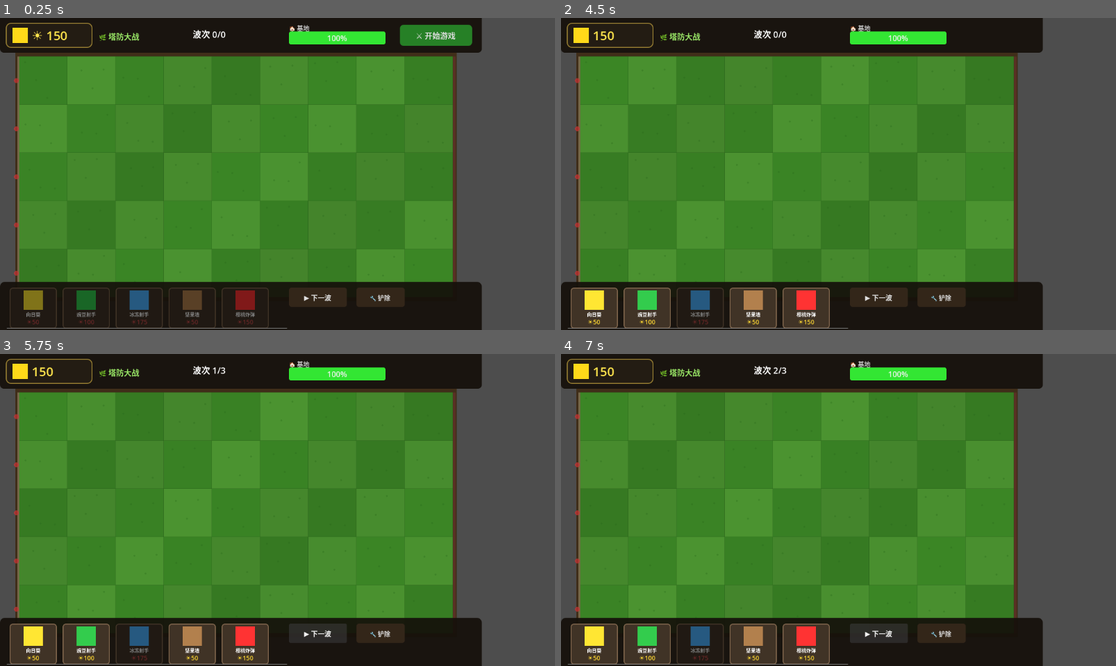
Above: before the commit, frames 1-4 (two rows, left to right).
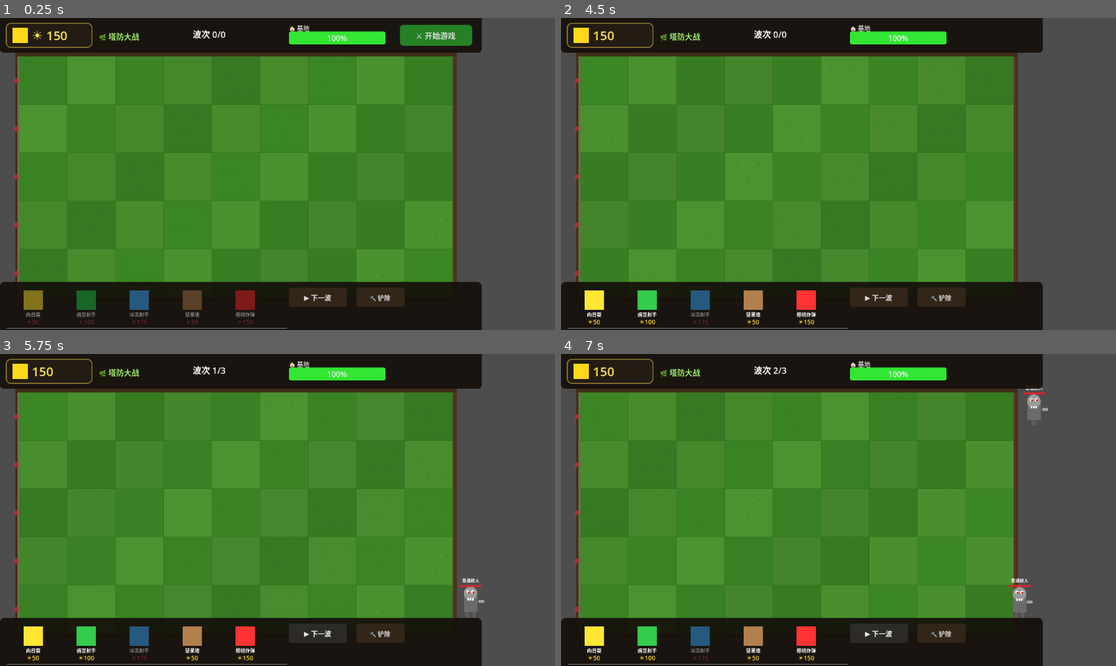
Above: after the commit, the same moments.

Repository: ye715869/TowerDefense
Game: Godot game, scene res://scenes/main.tscn
Two runs of this game, one before a commit and one after it. Both use one fixed random seed, a clock stepped at 60 frames per second and the inputs below.
Inputs (mouse positions are in pixels of both pictures, inside the frame that each line leads up to):
- Up to frame 1 (0.25 s): no input
- Up to frame 2 (4.5 s): click (594, 308) at 0.5 s, where only the run after the commit has a clickable "向日葵"; click (649, 308) at 1.25 s, where only the run after the commit has a clickable "豌豆射手"; click (699, 308) at 2 s, where only the run after the commit has a clickable "冰冻射手"; click (755, 308) at 2.75 s, where only the run after the commit has a clickable "坚果墙"; click (805, 308) at 3.5 s, where only the run after the commit has a clickable "樱桃炸弹"; click "⚔ 开始游戏" at 4.25 s
- Up to frame 3 (5.75 s): click "▶ 下一波" at 5 s
- Up to frame 4 (7 s): click "🔧 铲除" at 5.75 s; click "▶ 下一波" at 6.5 s

The runs differ from the first frame. In frame 1, 0.3% of the frame differs, in the area x 1-49%, y 86-100%; in frame 2, 3.4%; in frame 3, 3.7%; in frame 4, 3.9%, in the area x 1-88%, y 10-100%.

Commit message:
修复: 卡片改用Button + 网格改用Area2D点击 + 绝对路径引用

Diff:
--- a/scripts/grid/grid.gd
+++ b/scripts/grid/grid.gd
@@ -1,4 +1,4 @@
-# Grid - 5行×9列 网格战场管理系统（美化版）
+# Grid - 5行×9列 网格战场管理系统（Area2D 重制版）
 extends Node2D
 
 const ROWS: int = 5
@@ -26,7 +26,7 @@
 
 func _ready() -> void:
 	_initialize_grid()
-	set_process_input(true)
+	_create_click_area()
 	queue_redraw()
 
 func _process(delta: float) -> void:
@@ -40,6 +40,31 @@
 		for c in range(COLS):
 			row_data.append(null)
 		grid.append(row_data)
+
+# 创建覆盖整个网格的点击区域
+func _create_click_area() -> void:
+	var area = Area2D.new()
+	area.name = "ClickArea"
+	var col_shape = CollisionShape2D.new()
+	var rect = RectangleShape2D.new()
+	rect.size = Vector2(COLS * CELL_W + 20, ROWS * CELL_H + 20)
+	col_shape.shape = rect
+	col_shape.position = Vector2(OFFSET_X + COLS * CELL_W / 2.0, OFFSET_Y + ROWS * CELL_H / 2.0)
+	area.add_child(col_shape)
+	area.input_event.connect(_on_grid_click)
+	area.input_pickable = true
+	add_child(area)
+
+func _on_grid_click(_viewport: Node, event: InputEvent, _shape_idx: int) -> void:
+	if event is InputEventMouseButton and event.pressed:
+		if event.button_index == MOUSE_BUTTON_LEFT:
+			_handle_click(event.position)
+		elif event.button_index == MOUSE_BUTTON_RIGHT:
+			_cancel_placement()
+
+func _input(event: InputEvent) -> void:
+	if event is InputEventMouseMotion:
+		_update_hover(event.position)
 
 func world_to_grid(world_pos: Vector2) -> Dictionary:
 	var col = int((world_pos.x - OFFSET_X) / CELL_W)
@@ -106,19 +131,6 @@
 func get_sun_manager() -> Node:
 	return get_node_or_null("/root/Main/GameManager/SunManager")
 
-# ==================== 输入处理 ====================
-
-func _input(event: InputEvent) -> void:
-	# 鼠标移动悬停（始终追踪）
-	if event is InputEventMouseMotion:
-		_update_hover(event.position)
-	# 点击放在这里确保收到（不受 Control 节点拦截）
-	if event is InputEventMouseButton and event.pressed:
-		if event.button_index == MOUSE_BUTTON_LEFT:
-			_handle_click(event.position)
-		elif event.button_index == MOUSE_BUTTON_RIGHT:
-			_cancel_placement()
-
 func _handle_click(click_pos: Vector2) -> void:
 	var cell = world_to_grid(click_pos)
 	if not is_valid_cell(cell.row, cell.col): return
@@ -126,7 +138,7 @@
 	if not cb or cb.selected_plant < 0: return
 	var gm = get_node_or_null("/root/Main/GameManager")
 	if not gm: return
-	if gm.current_state != 1: return  # not PLAYING
+	if gm.current_state != 1: return
 	var pt = cb.selected_plant
 	if not is_cell_empty(cell.row, cell.col): return
 	if not gm.spend_sun(GameData.get_cost(pt)): return
@@ -138,9 +150,7 @@
 	if cb: cb.deselect_all()
 
 func _update_hover(mouse_pos: Vector2) -> void:
-	var cell = world_to_grid(mouse_pos)
-	if cell.row == hovered_cell.row and cell.col == hovered_cell.col: return
-	hovered_cell = cell
+	hovered_cell = world_to_grid(mouse_pos)
 
 # ==================== 渲染 ====================
 
@@ -160,9 +170,7 @@
 			var x = OFFSET_X + c * CELL_W
 			var y = OFFSET_Y + r * CELL_H
 			var shade = 1.0 + sin((r + c) * 1.2 + anim_time * 0.3) * 0.05
-			var c1 = Color(0.22, 0.50, 0.14) * shade
-			var c2 = Color(0.28, 0.55, 0.18) * shade
-			draw_rect(Rect2(x, y, CELL_W, CELL_H), c1 if (r + c) % 2 == 0 else c2)
+			draw_rect(Rect2(x, y, CELL_W, CELL_H), Color(0.22, 0.50, 0.14) * shade if (r + c) % 2 == 0 else Color(0.28, 0.55, 0.18) * shade)
 			_draw_grass_detail(x, y, r, c)
 
 func _draw_grass_detail(x: float, y: float, r: int, c: int) -> void:
@@ -175,20 +183,15 @@
 func _draw_grid_lines() -> void:
 	var lc = Color(0.15, 0.35, 0.10, 0.4)
 	for r in range(ROWS + 1):
-		var y = OFFSET_Y + r * CELL_H
-		draw_line(Vector2(OFFSET_X, y), Vector2(OFFSET_X + COLS * CELL_W, y), lc, 1.0)
+		draw_line(Vector2(OFFSET_X, OFFSET_Y + r * CELL_H), Vector2(OFFSET_X + COLS * CELL_W, OFFSET_Y + r * CELL_H), lc, 1.0)
 	for c in range(COLS + 1):
-		var x = OFFSET_X + c * CELL_W
-		draw_line(Vector2(x, OFFSET_Y), Vector2(x, OFFSET_Y + ROWS * CELL_H), lc, 1.0)
+		draw_line(Vector2(OFFSET_X + c * CELL_W, OFFSET_Y), Vector2(OFFSET_X + c * CELL_W, OFFSET_Y + ROWS * CELL_H), lc, 1.0)
 
 func _draw_path_markers() -> void:
-	var pc = Color(0.6, 0.55, 0.4, 0.6)
-	draw_rect(Rect2(OFFSET_X - 4, OFFSET_Y, 4, ROWS * CELL_H), pc)
+	draw_rect(Rect2(OFFSET_X - 4, OFFSET_Y, 4, ROWS * CELL_H), Color(0.6, 0.55, 0.4, 0.6))
 	for r in range(ROWS):
-		var y = OFFSET_Y + r * CELL_H + CELL_H / 2.0
-		draw_circle(Vector2(OFFSET_X - 6, y), 5, Color(0.8, 0.2, 0.2, 0.7))
-	var ec = Color(0.5, 0.2, 0.2, 0.4)
-	draw_rect(Rect2(OFFSET_X + COLS * CELL_W, OFFSET_Y, 6, ROWS * CELL_H), ec)
+		draw_circle(Vector2(OFFSET_X - 6, OFFSET_Y + r * CELL_H + CELL_H / 2.0), 5, Color(0.8, 0.2, 0.2, 0.7))
+	draw_rect(Rect2(OFFSET_X + COLS * CELL_W, OFFSET_Y, 6, ROWS * CELL_H), Color(0.5, 0.2, 0.2, 0.4))
 
 func _draw_hover() -> void:
 	if not is_valid_cell(hovered_cell.row, hovered_cell.col): return
--- a/scripts/managers/wave_manager.gd
+++ b/scripts/managers/wave_manager.gd
@@ -3,7 +3,7 @@
 
 var current_level: int = 1
 var level_data: Dictionary = {}
-var spawn_queue: Array = []       # 待生成的敌人队列
+var spawn_queue: Array = []
 var spawn_timer: float = 0.0
 var current_group_index: int = 0
 var current_group_remaining: int = 0
@@ -14,7 +14,6 @@
 @onready var game_manager: Node = null
 @onready var enemies_container: Node = null
 
-# 各敌人类型对应的场景路径
 var enemy_scenes = {
 	EnemyData.EnemyType.BASIC: "res://scenes/basic_zombie.tscn",
 	EnemyData.EnemyType.CONE: "res://scenes/cone_zombie.tscn",
@@ -24,18 +23,17 @@
 
 func _ready() -> void:
 	game_manager = get_parent()
-	enemies_container = get_node_or_null("../Battlefield/Enemies")
+	# 使用绝对路径确保找到节点
+	enemies_container = get_node_or_null("/root/Main/Battlefield/Enemies")
 
 func start_level(level_num: int) -> void:
 	current_level = level_num
 	level_data = WaveConfig.get_level(level_num)
 
-# 处理下一组敌人
 func _process_next_group() -> void:
 	if current_group_index >= spawn_queue.size():
 		is_spawning = false
 		return
-
 	var group = spawn_queue[current_group_index]
 	current_group_type = group.get("enemy_type", 0)
 	current_group_remaining = group.get("count", 0)
@@ -43,31 +41,21 @@
 	spawn_timer = 0.0  # 立即生成第一个
 
 func spawn_wave(wave_num: int) -> void:
-	if level_data.is_empty():
-		return
-
+	if level_data.is_empty(): return
 	var waves = level_data.get("waves", [])
-	if wave_num < 1 or wave_num > waves.size():
-		return
-
+	if wave_num < 1 or wave_num > waves.size(): return
 	var wave = waves[wave_num - 1]
 	var groups = wave.get("groups", [])
-
-	# 清空并构建队列
 	spawn_queue.clear()
 	for g in groups:
 		spawn_queue.append(g)
-
 	is_spawning = true
 	current_group_index = 0
 	_process_next_group()
 
 func _process(delta: float) -> void:
-	if not is_spawning:
-		return
-	if not game_manager or game_manager.current_state != 1:  # PLAYING
-		return
-
+	if not is_spawning: return
+	if not game_manager or game_manager.current_state != 1: return
 	spawn_timer -= delta
 	if spawn_timer <= 0 and current_group_remaining > 0:
 		_spawn_enemy(current_group_type)
@@ -75,7 +63,6 @@
 		if current_group_remaining > 0:
 			spawn_timer = current_group_interval
 		else:
-			# 当前组生成完毕，下一组
 			current_group_index += 1
 			if current_group_index < spawn_queue.size():
 				var delay = spawn_queue[current_group_index].get("delay_before", 0.0)
@@ -84,26 +71,21 @@
 			else:
 				is_spawning = false
 
-# 生成一个敌人
 func _spawn_enemy(enemy_type: int) -> void:
 	var scene_path = enemy_scenes.get(enemy_type, "")
-	if scene_path.is_empty():
-		return
+	if scene_path.is_empty(): return
 	if not enemies_container:
-		return
+		# 用绝对路径再试一次
+		enemies_container = get_node_or_null("/root/Main/Battlefield/Enemies")
+		if not enemies_container: return
 
 	var enemy_scene = load(scene_path)
-	if not enemy_scene:
-		return
+	if not enemy_scene: return
 
 	var enemy = enemy_scene.instantiate()
-	# 随机行
 	var row = randi() % 5
 	enemy.setup(enemy_type, row)
-
-	# 敌人出生在右侧屏幕外
-	var spawn_x = 40.0 + 9 * 100 + 50  # 网格右侧外
+	var spawn_x = 40.0 + 9 * 100 + 50
 	var spawn_y = 80.0 + row * 100 + 50
 	enemy.position = Vector2(spawn_x, spawn_y)
-
 	enemies_container.add_child(enemy)
--- a/scripts/ui/plant_card.gd
+++ b/scripts/ui/plant_card.gd
@@ -1,17 +1,12 @@
-# PlantCard - 植物选择卡片（美化版）
+# PlantCard - 植物选择卡片（Button 重制版）
 class_name PlantCard
 extends Control
 
 var plant_type: int = -1
 var is_selected: bool = false
 var is_affordable: bool = true
-var anim_time: float = 0.0
 
 signal card_clicked(plant_type: int)
-
-func _ready() -> void:
-	mouse_filter = Control.MOUSE_FILTER_STOP
-	gui_input.connect(_on_gui_input)
 
 func setup(type: int) -> void:
 	plant_type = type
@@ -20,28 +15,43 @@
 	var color = data.get("color", Color.WHITE)
 	var cost = data.get("cost", 0)
 	var name = data.get("name", "???")
-	var desc = data.get("description", "")
 
-	# 卡片背景面板
-	var panel = Panel.new()
-	panel.size = Vector2(98, 85)
-	panel.position = Vector2(0, 0)
-	var style = StyleBoxFlat.new()
-	style.bg_color = Color(0.25, 0.2, 0.15)
-	style.border_width_left = 2; style.border_width_right = 2
-	style.border_width_top = 2; style.border_width_bottom = 2
-	style.border_color = Color(0.5, 0.4, 0.3)
-	style.corner_radius_top_left = 6; style.corner_radius_top_right = 6
-	style.corner_radius_bottom_left = 6; style.corner_radius_bottom_right = 6
-	panel.add_theme_stylebox_override("panel", style)
-	add_child(panel)
+	# 使用 Button 确保点击可靠
+	var btn = Button.new()
+	btn.name = "CardBtn"
+	btn.flat = true
+	btn.size = Vector2(98, 85)
+	btn.position = Vector2(0, 0)
+	btn.pressed.connect(_on_pressed)
+	add_child(btn)
+
+	# 自定义按钮样式
+	var normal_style = StyleBoxFlat.new()
+	normal_style.bg_color = Color(0.25, 0.2, 0.15)
+	normal_style.border_width_left = 2; normal_style.border_width_right = 2
+	normal_style.border_width_top = 2; normal_style.border_width_bottom = 2
+	normal_style.border_color = Color(0.5, 0.4, 0.3)
+	normal_style.corner_radius_top_left = 6; normal_style.corner_radius_top_right = 6
+	normal_style.corner_radius_bottom_left = 6; normal_style.corner_radius_bottom_right = 6
+	btn.add_theme_stylebox_override("normal", normal_style)
+
+	var hover_style = StyleBoxFlat.new()
+	hover_style.bg_color = Color(0.3, 0.25, 0.18)
+	hover_style.border_width_left = 2; hover_style.border_width_right = 2
+	hover_style.border_width_top = 2; hover_style.border_width_bottom = 2
+	hover_style.border_color = Color(0.7, 0.55, 0.4)
+	hover_style.corner_radius_top_left = 6; hover_style.corner_radius_top_right = 6
+	hover_style.corner_radius_bottom_left = 6; hover_style.corner_radius_bottom_right = 6
+	btn.add_theme_stylebox_override("hover", hover_style)
 
 	# 植物圆形图标
 	var icon = ColorRect.new()
+	icon.name = "Icon"
 	icon.color = color
 	icon.size = Vector2(40, 40)
 	icon.position = Vector2(29, 6)
-	add_child(icon)
+	icon.mouse_filter = Control.MOUSE_FILTER_IGNORE
+	btn.add_child(icon)
 
 	# 名字
 	var name_label = Label.new()
@@ -51,7 +61,8 @@
 	name_label.position = Vector2(4, 48)
 	name_label.size = Vector2(90, 14)
 	name_label.horizontal_alignment = HORIZONTAL_ALIGNMENT_CENTER
-	add_child(name_label)
+	name_label.mouse_filter = Control.MOUSE_FILTER_IGNORE
+	btn.add_child(name_label)
 
 	# 费用
 	var cost_label = Label.new()
@@ -62,28 +73,34 @@
 	cost_label.position = Vector2(4, 62)
 	cost_label.size = Vector2(90, 18)
 	cost_label.horizontal_alignment = HORIZONTAL_ALIGNMENT_CENTER
-	add_child(cost_label)
+	cost_label.mouse_filter = Control.MOUSE_FILTER_IGNORE
+	btn.add_child(cost_label)
 
-func _on_gui_input(event: InputEvent) -> void:
-	if event is InputEventMouseButton and event.pressed:
-		if event.button_index == MOUSE_BUTTON_LEFT: card_clicked.emit(plant_type)
+func _on_pressed() -> void:
+	card_clicked.emit(plant_type)
 
 func set_selected(selected: bool) -> void:
 	is_selected = selected
-	var panel = get_child(0) if get_child_count() > 0 and get_child(0) is Panel else null
-	if panel:
-		var style = panel.get_theme_stylebox("panel") as StyleBoxFlat
-		if style:
-			if selected:
-				style.bg_color = Color(0.3, 0.25, 0.15)
-				style.border_color = Color(1.0, 0.85, 0.2)
-				style.border_width_left = 3; style.border_width_right = 3
-				style.border_width_top = 3; style.border_width_bottom = 3
-			else:
-				style.bg_color = Color(0.25, 0.2, 0.15)
-				style.border_color = Color(0.5, 0.4, 0.3)
-				style.border_width_left = 2; style.border_width_right = 2
-				style.border_width_top = 2; style.border_width_bottom = 2
+	var btn = get_node_or_null("CardBtn")
+	if not btn: return
+	if selected:
+		var sel_style = StyleBoxFlat.new()
+		sel_style.bg_color = Color(0.3, 0.25, 0.15)
+		sel_style.border_width_left = 3; sel_style.border_width_right = 3
+		sel_style.border_width_top = 3; sel_style.border_width_bottom = 3
+		sel_style.border_color = Color(1.0, 0.85, 0.2)
+		sel_style.corner_radius_top_left = 6; sel_style.corner_radius_top_right = 6
+		sel_style.corner_radius_bottom_left = 6; sel_style.corner_radius_bottom_right = 6
+		btn.add_theme_stylebox_override("normal", sel_style)
+	else:
+		var normal_style = StyleBoxFlat.new()
+		normal_style.bg_color = Color(0.25, 0.2, 0.15)
+		normal_style.border_width_left = 2; normal_style.border_width_right = 2
+		normal_style.border_width_top = 2; normal_style.border_width_bottom = 2
+		normal_style.border_color = Color(0.5, 0.4, 0.3)
+		normal_style.corner_radius_top_left = 6; normal_style.corner_radius_top_right = 6
+		normal_style.corner_radius_bottom_left = 6; normal_style.corner_radius_bottom_right = 6
+		btn.add_theme_stylebox_override("normal", normal_style)
 
 func _process(_delta: float) -> void:
 	var gm = get_node_or_null("/root/Main/GameManager")
@@ -92,7 +109,7 @@
 		if affordable != is_affordable:
 			is_affordable = affordable
 			modulate = Color.WHITE if affordable else Color(0.5, 0.5, 0.5)
-			# 费用文字变红/正常
-			var cl = get_node_or_null("CostLabel")
+			var cl = get_node_or_null("CardBtn/CostLabel")
 			if cl and cl is Label:
-				cl.add_theme_color_override("font_color", Color(1.0, 0.85, 0.2) if affordable else Color(0.8, 0.3, 0.3))
+				var col = Color(1.0, 0.85, 0.2) if affordable else Color(0.8, 0.3, 0.3)
+				cl.add_theme_color_override("font_color", col)
